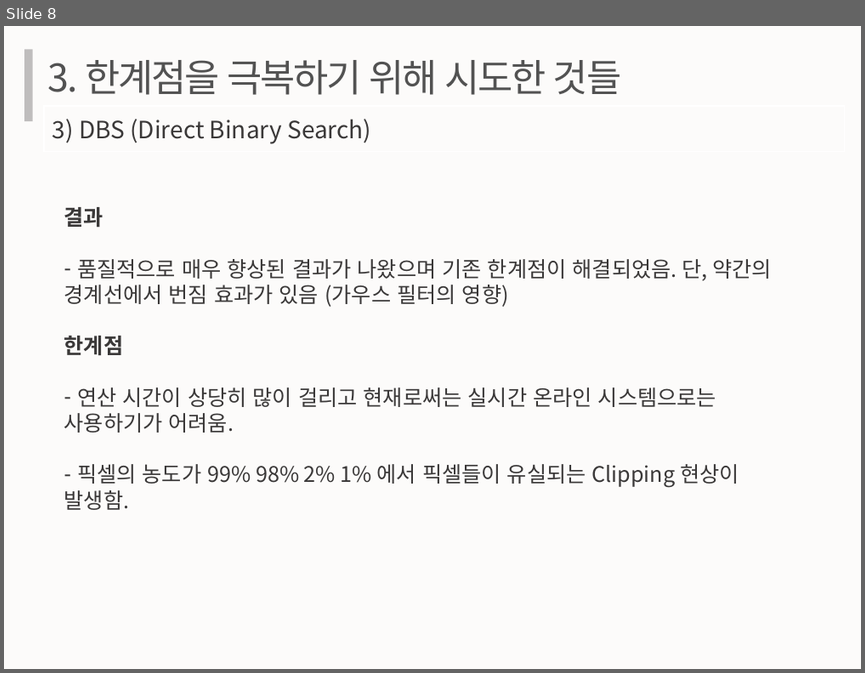
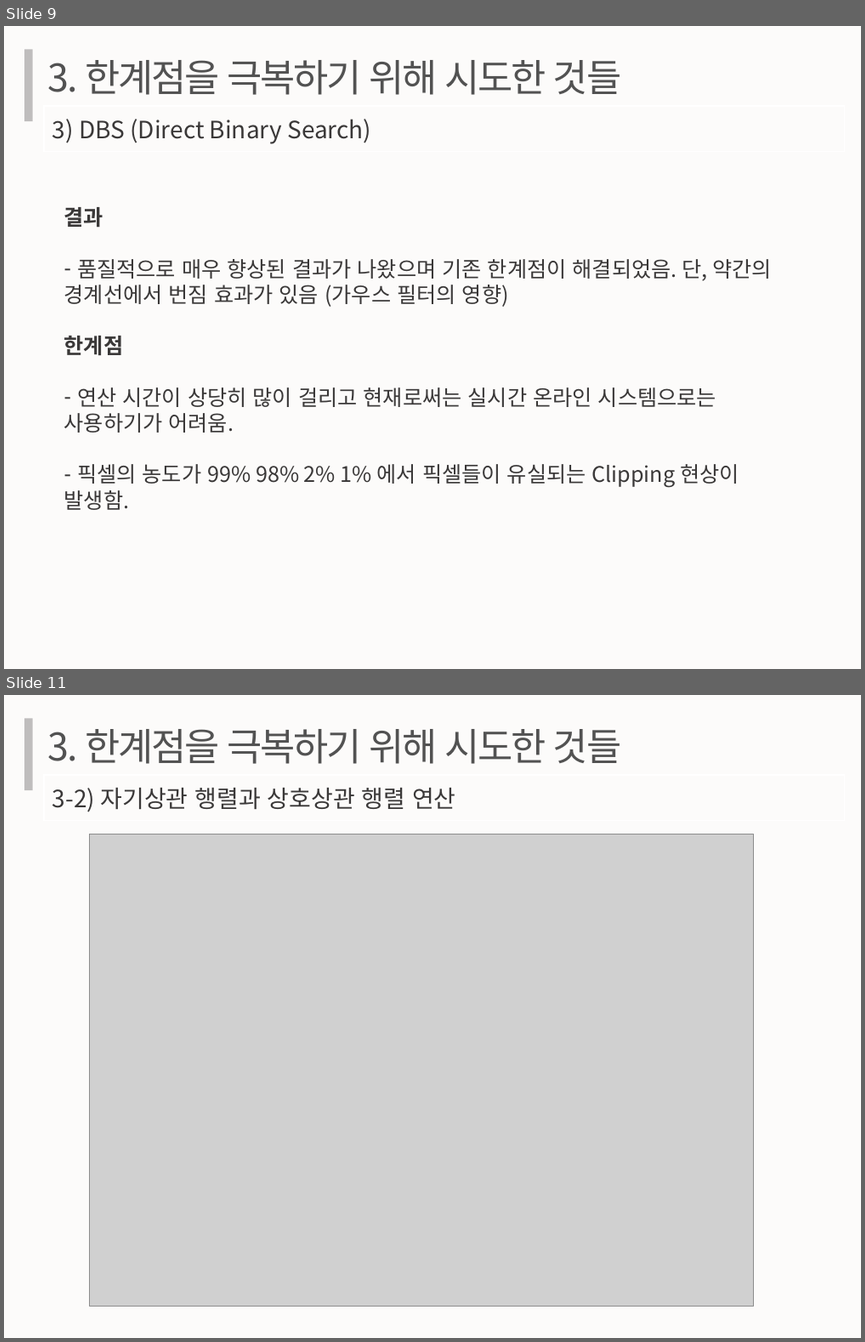
Before and after one commit to wlghd28/Dithering, a slide deck: 프로젝트발표.pptx. Shown one above the other, each under a label of ours: slide 8 before the commit, slides 9 and 11 after it; the slides between them are not shown. The pictures are 865x673 and 865x1342 pixels, drawn with LibreOffice and Linux fonts; fonts in the diff are those of the drawing; grey boxes stand for pictures. Boxes give left, top, right and bottom in pixels: in the first picture for what was removed or moved away, otherwise in the second. Text is boxed around its words. In the diff, an @@ line names an element or a change of style, - is before the commit and + after.

```diff
--- a/프로젝트발표.pptx
+++ b/프로젝트발표.pptx
@@ slide 11 added at bbox=[4, 695, 861, 1338], background #FCFBFA @@
@@ rectangle added at bbox=[24, 718, 32, 790], fill #BFBDBD @@
@@ text added at bbox=[48, 729, 621, 764], 32 pt, text #525252 @@
+3. 한계점을 극복하기 위해 시도한 것들
@@ rectangle added at bbox=[44, 775, 845, 820], outline #FFFFFF 1 pt, 20 pt, text #3A3838 @@
+3-2) 자기상관 행렬과 상호상관 행렬 연산
@@ picture added at bbox=[90, 834, 754, 1306] @@
@@ what was slide 8 is now slide 9 @@
```
Also in this commit, not shown: 1 slide changed, 5 other slides added.
